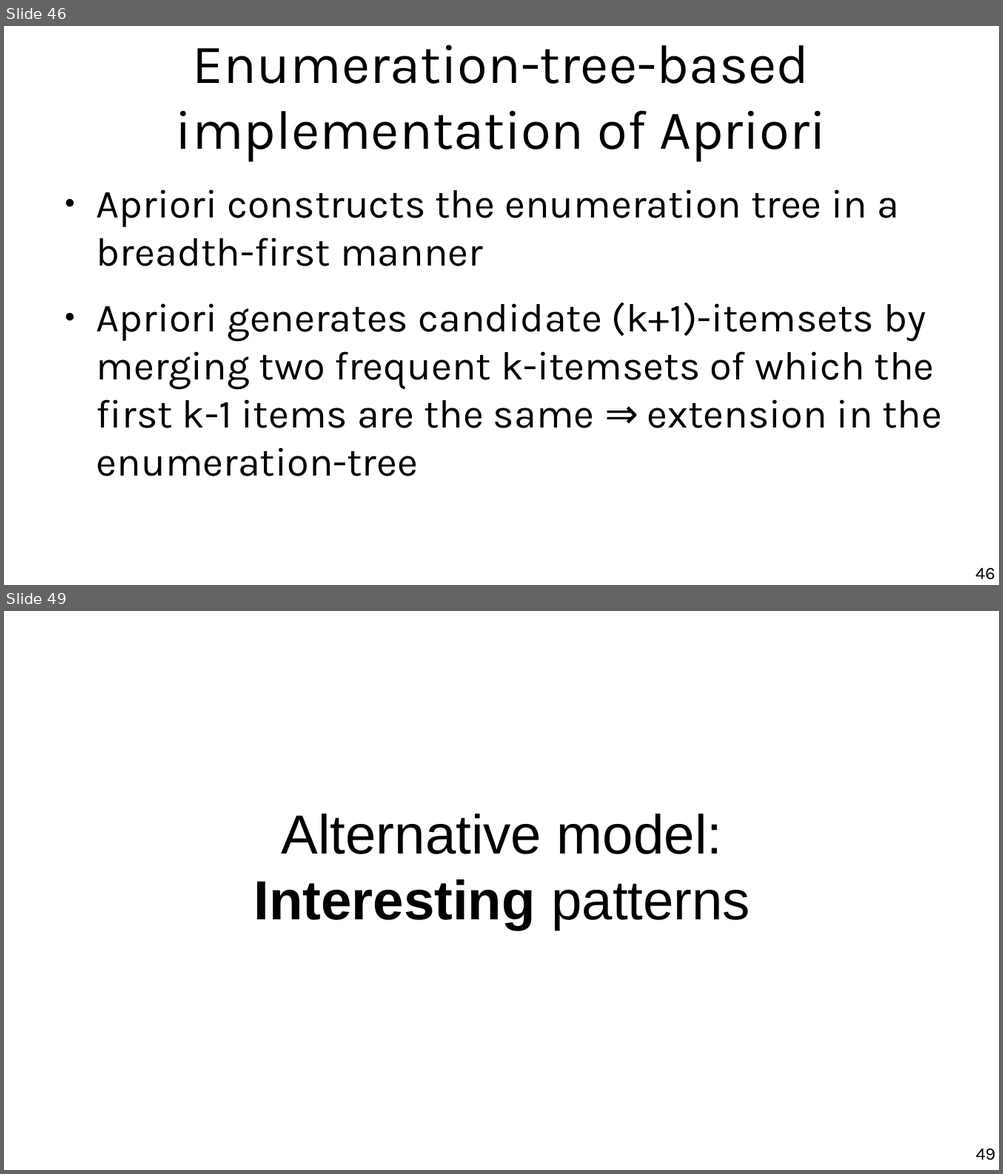
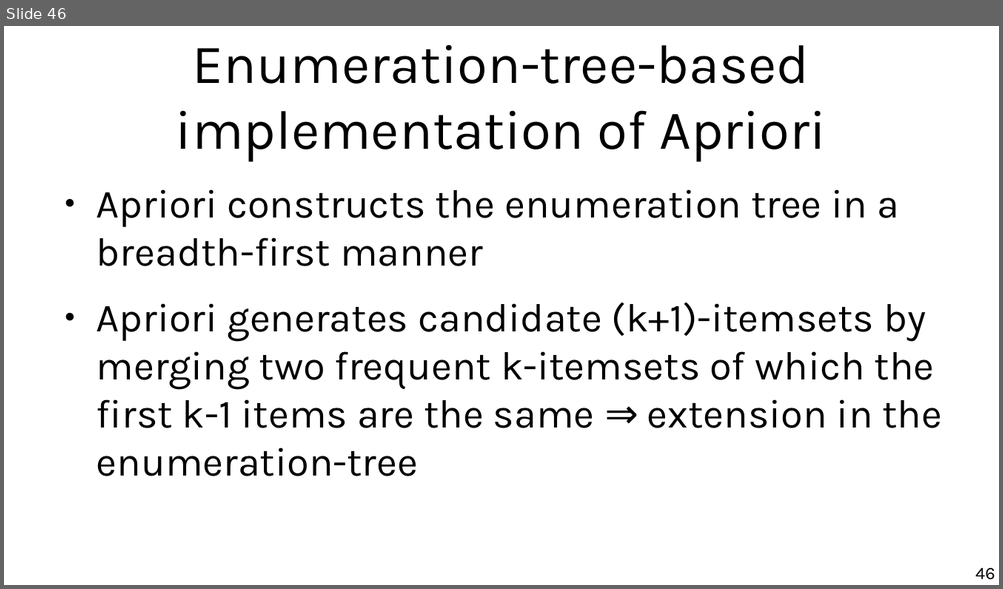
Before and after one commit to chatox/data-mining-course, a slide deck: theory/tt06_association_rule_mining.odp. Shown one above the other, each under a label of ours: slides 46 and 49 before the commit, slide 46 after it; the slides between them are not shown. The pictures are 1003x1174 and 1003x589 pixels, drawn with LibreOffice and Linux fonts; fonts in the diff are those of the drawing. Boxes give left, top, right and bottom in pixels: in the first picture for what was removed or moved away, otherwise in the second. Text is boxed around its words. In the diff, an @@ line names an element or a change of style, - is before the commit and + after.

```diff
--- a/theory/tt06_association_rule_mining.odp
+++ b/theory/tt06_association_rule_mining.odp
@@ slide 49 removed at <box>4,611,999,1170</box>, background #FFFFFF @@
@@ title removed at <box>253,814,750,931</box> @@
-Alternative model:
-Interesting patterns
@@ page number removed at <box>976,1149,996,1161</box> @@
-49
```
Also in this commit, not shown: 4 slides changed, 2 slides added, 1 other slide removed, 2 other files.
